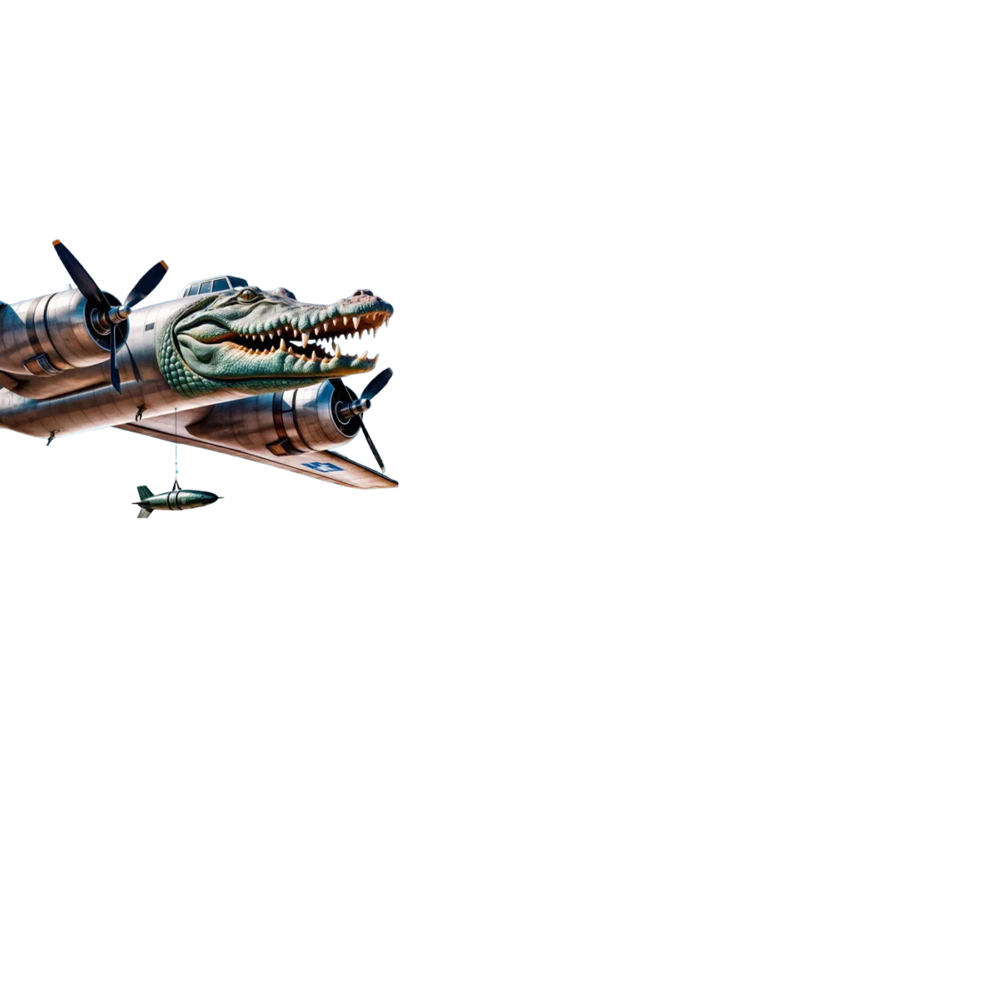
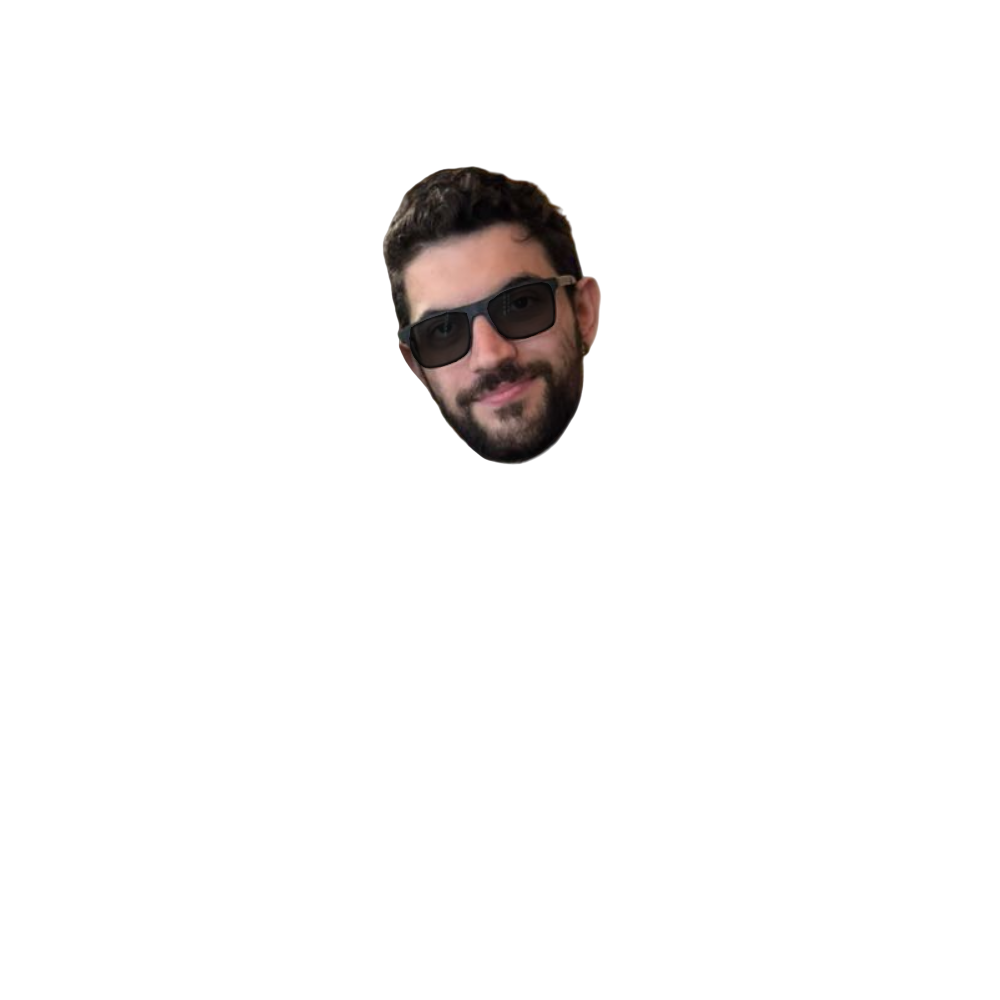
Two versions of the same layered image (1000 × 1000). Layer-by-layer changes:
showed group "hats" (3 layers) over box(320, 166, 602, 490)
added layer "Capa de pintura 2" (70%) above "face" over box(384, 256, 576, 384)
showed "face", painted on it over box(320, 166, 602, 490)
hid group "cymbal" (5 layers) over box(0, 168, 448, 519)
painted on "bombardino" over box(0, 168, 448, 519)
